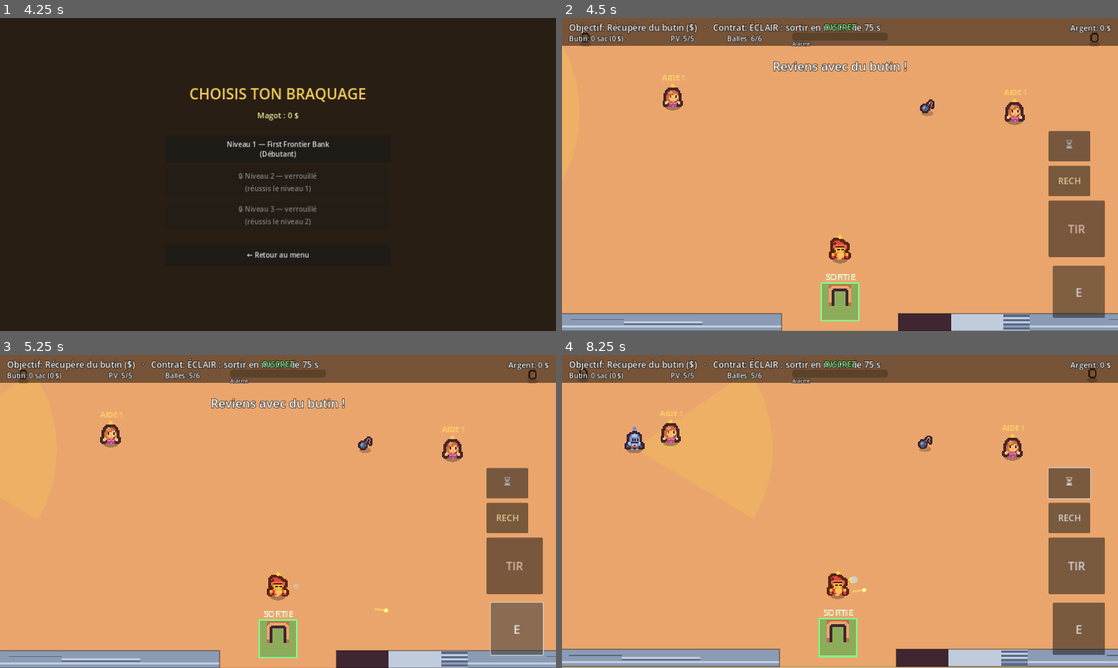
Above: before the commit, frames 1-4 (two rows, left to right).
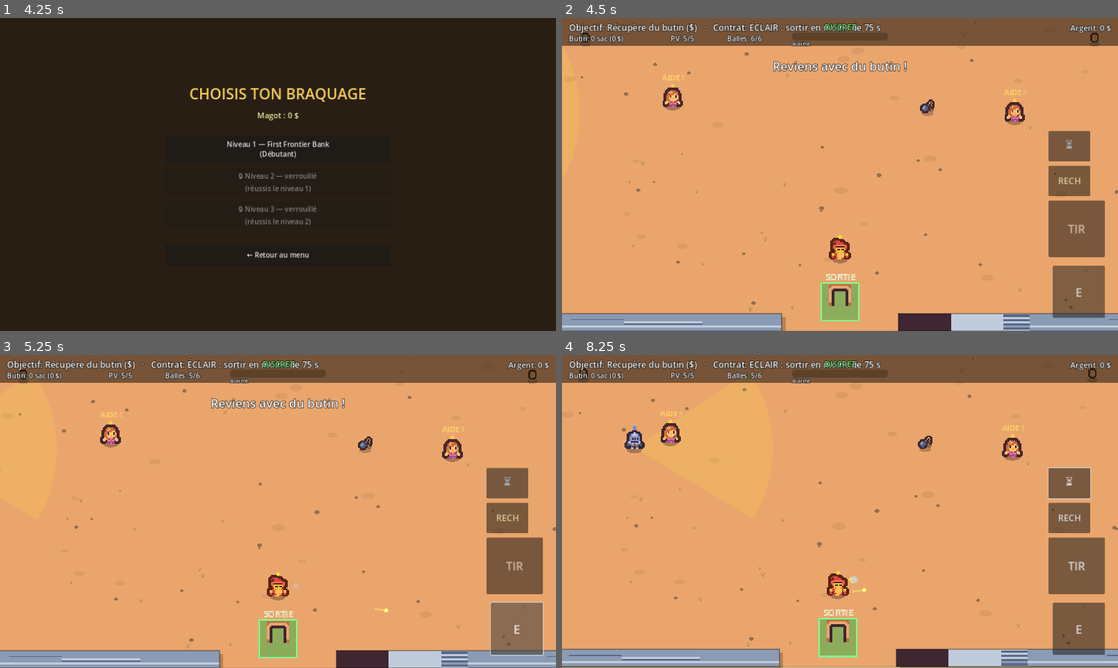
Above: after the commit, the same moments.

Repository: sebadiaz/Cowboys
Game: Godot game, scene res://scenes/Boot.tscn
Same seed, same stepped clock (60 frames per second), same inputs: the game is played once before the commit and once after it.
Inputs (mouse positions are in pixels of both pictures, inside the frame that each line leads up to):
- Up to frame 1 (4.25 s): tap Enter at 0.5 s; move the mouse to (250, 237) at 0.52 s; hold W (move_up) 0.53-1.25 s; hold Space (fire) 0.53-1.25 s; click (250, 237) at 0.67 s; click "🗺 JOUER — CARTE DU MONDE" at 1.25 s; click (66, 218) at 2.02 s; click "← Carte" at 2.75 s; click "⚡ Niveau rapide" at 3.5 s
- Up to frame 2 (4.5 s): click "Niveau 1 — First Frontier Ban…" at 4.25 s
- Up to frame 3 (5.25 s): click "E" at 5 s
- Up to frame 4 (8.25 s): click "TIR" at 5.75 s; click "RECH" at 6.5 s; click "⏳" at 7.25 s; drag from (1006, 558) to (767, 630) at 8.02 s

Frame 1 is identical in both runs. In frame 2, 0.2% of the frame differs, in the area x 3-100%, y 1-100%; in frame 3, 0.2%; in frame 4, 0.6%, in the area x 0-100%, y 1-100%.

Commit message:
Game feel & décor: animation de marche + sol/murs plus riches
- Persos: balancement vertical + léger écrasement quand ils marchent (suivi de
  vitesse/phase par instance), flip horizontal selon la direction regardée.
- Sol: éclats déterministes (taches d'ombre, cailloux, touffes de scrub) pour
  casser le côté plat, semés depuis une graine stable.
- Murs: ombre portée sous chaque mur (haut/comptoir) pour le volume.

Diff:
--- a/scripts/top_down_renderer.gd
+++ b/scripts/top_down_renderer.gd
@@ -62,6 +62,8 @@
 var _wood_atlas: AtlasTexture
 var _corpses: Array[Dictionary] = []
 var _cam := Vector2.ZERO
+var _anim: Dictionary = {}      # instance_id -> {pos, spd, phase} : marche/balancement
+var _detail: Array = []         # éclats de sol déterministes (cailloux, touffes)
 
 
 func add_corpse(world_pos: Vector2, facing: Vector2, dir := Vector2.ZERO) -> void:
@@ -75,6 +77,7 @@
 	_floor_atlas = _atlas(T_SAND if biome != "plains" else T_GRASS)
 	_wall_atlas = _atlas(T_WALL)
 	_wood_atlas = _atlas(T_WOOD)
+	_build_detail()
 	_apply_zoom()
 	_cam = _camera_target()
 	position = _cam
@@ -124,6 +127,36 @@
 	return clampf(t, lo, hi)
 
 
+## Met à jour vitesse + phase de marche d'un perso (pour le balancement/flip).
+func _track(node: Node2D, delta: float) -> void:
+	if not is_instance_valid(node):
+		return
+	var id := node.get_instance_id()
+	var cur: Vector2 = node.global_position
+	var e: Dictionary = _anim.get(id, {"pos": cur, "spd": 0.0, "phase": 0.0})
+	var spd: float = (cur - (e["pos"] as Vector2)).length() / maxf(delta, 0.0001)
+	e["spd"] = lerpf(e["spd"], spd, 0.4)
+	e["pos"] = cur
+	if e["spd"] > 6.0:
+		e["phase"] += delta * 9.0
+	_anim[id] = e
+
+
+## Éclats de sol déterministes (cailloux, touffes) pour casser le côté plat.
+func _build_detail() -> void:
+	_detail.clear()
+	var rng := RandomNumberGenerator.new()
+	rng.seed = hash(Vector2i(floor_rect.size))
+	var n := int(floor_rect.size.x * floor_rect.size.y / 5200.0)
+	for i in range(n):
+		_detail.append({
+			"p": Vector2(rng.randf_range(floor_rect.position.x + 12.0, floor_rect.end.x - 12.0),
+					rng.randf_range(floor_rect.position.y + 12.0, floor_rect.end.y - 12.0)),
+			"r": rng.randf_range(3.0, 7.0),
+			"k": rng.randi() % 3,
+		})
+
+
 func _process(delta: float) -> void:
 	var live: Array[Dictionary] = []
 	for c in _corpses:
@@ -131,6 +164,15 @@
 		if c["t"] < 1.2:
 			live.append(c)
 	_corpses = live
+	# Suivi de marche (vitesse + phase) pour le balancement des persos.
+	if is_instance_valid(player):
+		_track(player, delta)
+	for g in guards:
+		_track(g, delta)
+	for a in allies:
+		_track(a, delta)
+	for h in hostages:
+		_track(h, delta)
 	_cam = _cam.lerp(_camera_target(), clampf(delta * 9.0, 0.0, 1.0))
 	var shake := Vector2.ZERO
 	if fx != null and fx.has_method("get_shake_offset"):
@@ -192,17 +234,17 @@
 				_safe_bar(it["o"], "COFFRE")
 			"loot": _shadow_spr(T_COIN, it["o"].global_position, 18, 18, 1.0)
 			"host":
-				_char(it["o"].global_position, Vector2.DOWN, Color(1.1, 1.0, 0.85), "host")
+				_char(it["o"].global_position, Vector2.DOWN, Color(1.1, 1.0, 0.85), "host", it["o"])
 				_label_c("AIDE !", it["o"].global_position + Vector2(0, -34), 11, Color(1, 0.85, 0.4))
 			"dyn": _shadow_spr(T_BOMB, dynamite.global_position, 20, 20, 1.0)
-			"ally": _char(it["o"].global_position, it["o"].get_facing(), Color(0.78, 1.05, 0.8), "ally")
+			"ally": _char(it["o"].global_position, it["o"].get_facing(), Color(0.78, 1.05, 0.8), "ally", it["o"])
 			"guard":
 				var gk := "sniper" if str(it["o"].get("kind")) == "sniper" else "guard"
 				var gmod := Color(0.85, 0.9, 1.2) if it["o"].is_alert() else Color(0.92, 0.95, 1.08)
 				if gk == "sniper":
 					gmod = Color(0.6, 0.62, 0.72)   # manteau sombre du tireur
-				_char(it["o"].global_position, it["o"].get_facing(), gmod, gk)
-			"me": _char(player.global_position, player.facing, Color(1.4, 0.95, 0.4), "me")
+				_char(it["o"].global_position, it["o"].get_facing(), gmod, gk, it["o"])
+			"me": _char(player.global_position, player.facing, Color(1.4, 0.95, 0.4), "me", player)
 
 	_draw_bullets()
 	_draw_focus()
@@ -213,10 +255,33 @@
 
 func _draw_floor() -> void:
 	draw_texture_rect(_floor_atlas, floor_rect, true)
+	# Éclats déterministes : taches d'ombre, cailloux, touffes sèches.
+	for d in _detail:
+		var p: Vector2 = d["p"]
+		var r: float = d["r"]
+		match int(d["k"]):
+			0: draw_colored_polygon(_ellipse(p, r * 1.4, r * 0.7), Color(0, 0, 0, 0.06))
+			1:
+				draw_colored_polygon(_ellipse(p, r * 0.55, r * 0.4), Color(0.32, 0.26, 0.2, 0.5))
+				draw_colored_polygon(_ellipse(p + Vector2(0, -1), r * 0.4, r * 0.3), Color(0.5, 0.42, 0.32, 0.6))
+			2:
+				for k in range(3):
+					var a := -PI * 0.5 + (k - 1) * 0.5
+					draw_line(p, p + Vector2.RIGHT.rotated(a) * r, Color(0.55, 0.5, 0.28, 0.45), 1.0)
 	draw_rect(floor_rect, Color(0, 0, 0, 0.10), false, 2.0)
 
 
 func _draw_walls() -> void:
+	# Ombres portées d'abord (sous tous les murs) pour le volume.
+	for w in walls:
+		var r: Rect2 = w["rect"]
+		var off := 5.0 if not w.get("low", false) else 2.5
+		draw_colored_polygon(PackedVector2Array([
+			r.position + Vector2(off, off),
+			Vector2(r.end.x + off, r.position.y + off),
+			r.end + Vector2(off, off),
+			Vector2(r.position.x + off, r.end.y + off),
+		]), Color(0, 0, 0, 0.22))
 	for w in walls:
 		var r: Rect2 = w["rect"]
 		var low: bool = w.get("low", false)
@@ -267,13 +332,26 @@
 
 # --- Personnages ---
 
-func _char(pos: Vector2, facing: Vector2, mod: Color, kind: String) -> void:
-	# Ombre de contact.
-	draw_colored_polygon(_ellipse(pos + Vector2(0, 2), 11, 5), Color(0, 0, 0, 0.28))
-	# Sprite distinct par camp (sheet Tiny Dungeon), légèrement teinté.
+func _char(pos: Vector2, facing: Vector2, mod: Color, kind: String, node: Node2D = null) -> void:
+	# Balancement de marche + écrasement de l'ombre selon la vitesse.
+	var spd := 0.0
+	var phase := 0.0
+	if node != null and is_instance_valid(node):
+		var e: Dictionary = _anim.get(node.get_instance_id(), {})
+		spd = e.get("spd", 0.0)
+		phase = e.get("phase", 0.0)
+	var moving := spd > 6.0
+	var bob := -absf(sin(phase)) * 3.0 if moving else 0.0
+	var sw := 1.0 + (0.06 * sin(phase) if moving else 0.0)
+	# Ombre de contact (rétrécit quand le perso "saute" en marchant).
+	draw_colored_polygon(_ellipse(pos + Vector2(0, 2), 11.0 * (1.0 + bob * 0.03), 5.0), Color(0, 0, 0, 0.28))
+	# Sprite distinct par camp (sheet Tiny Dungeon), teinté, flip selon la direction.
 	var idx: int = _char_idx(kind)
 	var w := 30.0 if kind == "me" else 28.0
-	draw_texture_rect_region(_chars, Rect2(pos.x - w * 0.5, pos.y - w + 2.0, w, w), _region(idx), mod)
+	var flip := facing.x < -0.15
+	draw_set_transform(pos, 0.0, Vector2(-1.0 if flip else 1.0, sw))
+	draw_texture_rect_region(_chars, Rect2(-w * 0.5, (-w + 2.0 + bob) / sw, w, w), _region(idx), mod)
+	draw_set_transform(Vector2.ZERO, 0.0, Vector2.ONE)
 	# Pastille de camp au-dessus (lisibilité instantanée).
 	var c: Color
 	match kind:
@@ -282,7 +360,7 @@
 		"ally": c = Color(0.4, 0.9, 0.45)
 		"host": c = Color(1.0, 0.8, 0.3)
 		_: c = Color(0.8, 0.8, 0.8)
-	draw_circle(pos + Vector2(0, -w + 1.0), 2.6, c)
+	draw_circle(pos + Vector2(0, -w + 1.0 + bob), 2.6, c)
 
 
 ## Tuile de personnage (sheet Tiny Dungeon) selon le camp.
